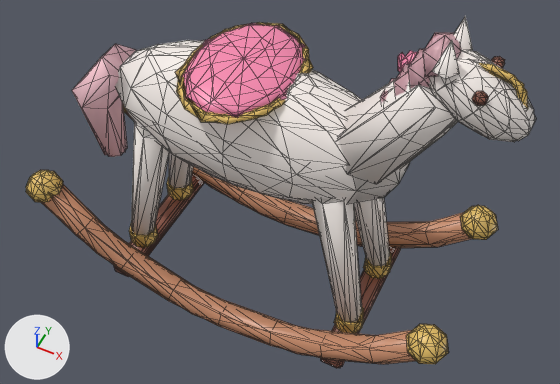
Renders of the glTF model world/spring_court/manor_estate/props/models/rocking_horse.glb from each side of a commit.
One viewpoint serves both versions: a 50 mm lens placed at (0.655, -1.187, 1.854), pointed at (0.084, -0.047, 0.428). Lighting does not change. The marker at lower left points along +X, +Y and +Z. The picture after the commit comes second. Mesh edges are drawn as thin lines. Vertices at exactly the same position are counted once.

Objects in the first picture: 'rocking_horse', 'rocking_horse_lod1'.
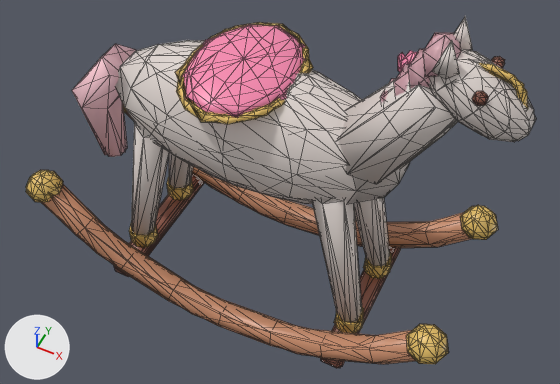
Location of each change, (x1, y1, x2, y2) in pixels of the pictures (560 x 384 px; the box of a moved part takes in the faces that stretch with it):
part 1 of me_rocking_horse, moved or reshaped: (432, 16, 473, 79) in both
part 2 of me_rocking_horse, recoloured (white to light grey): (115, 16, 534, 322) in both
part 3 of me_rocking_horse_002, moved or reshaped: before (122, 23, 359, 193); after (120, 25, 359, 193)
part 4 of me_rocking_horse_002, moved or reshaped: (438, 21, 464, 75) in both
part 5 of me_rocking_horse_002, recoloured: (125, 21, 536, 323) in both

The change, as a list of edits to the scene's bpy script:
```text
Change me_rocking_horse:
    where me_rocking_horse.from_pydata(...)  # 987 vertices, 1756 faces; spans x -0.6..0.6, y -0.25..0.25, z 0.0..1.0
    used by ob_rocking_horse; location = (0.0, 0.0, 0.0)
    me_rocking_horse part 1
    10 faces are deleted
    10 new faces join them
    me_rocking_horse part 2: 456 kept faces spanning x -0.385..0.6, y -0.157..0.157, z 0.11..1.0 get new vertex colours; the middle colour goes from white #faf2ed to light grey #e0d6d1
Change me_rocking_horse_002:
    where me_rocking_horse_002.from_pydata(...)  # 547 vertices, 877 faces; spans x -0.605..0.602, y -0.253..0.253, z 0.0..1.0
    used by ob_rocking_horse_lod1; location = (0.0, 0.0, 0.0)
    verts and faces of me_rocking_horse_002; kept vertices keep their numbers, new ones are numbered from 547
    before: 243 (0.451, -0.039, 0.932) at pixel (459, 73), 244 (0.417, -0.014, 0.933), 245 (0.417, -0.064, 0.933) at pixel (437, 75), 246 (0.424, -0.039, 1.0) at pixel (452, 39), 252 (0.451, 0.039, 0.932) at pixel (472, 49)
    before: 253 (0.417, 0.064, 0.933), 254 (0.417, 0.014, 0.933), 255 (0.424, 0.039, 1.0) at pixel (465, 16)
    me_rocking_horse_002 part 3
    11 vertices are removed from x -0.287..0.242, y -0.131..0.152, z 0.525..0.763
    48 faces are deleted
    1 vertex moves from x 0.0, y 0.046, z 0.771 to x 0.012, y 0.038, z 0.77
    11 vertices are added at x -0.274..0.261, y -0.112..0.152, z 0.522..0.76
    48 new faces join them
    me_rocking_horse_002 part 4
    add delete_faces([(243, 246, 244), (244, 246, 245), (243, 245, 246), (252, 255, 253), (253, 255, 254), (252, 254, 255)])
    add faces += [(243, 244, 246), (244, 245, 246), (243, 246, 245), (252, 253, 255), (253, 254, 255), (252, 255, 254)]
    me_rocking_horse_002 part 5: 214 kept faces spanning x -0.385..0.602, y -0.158..0.158, z 0.11..1.0 get new vertex colours; the middle colour goes from white #faf2ed to light grey #e0d6d1
```
